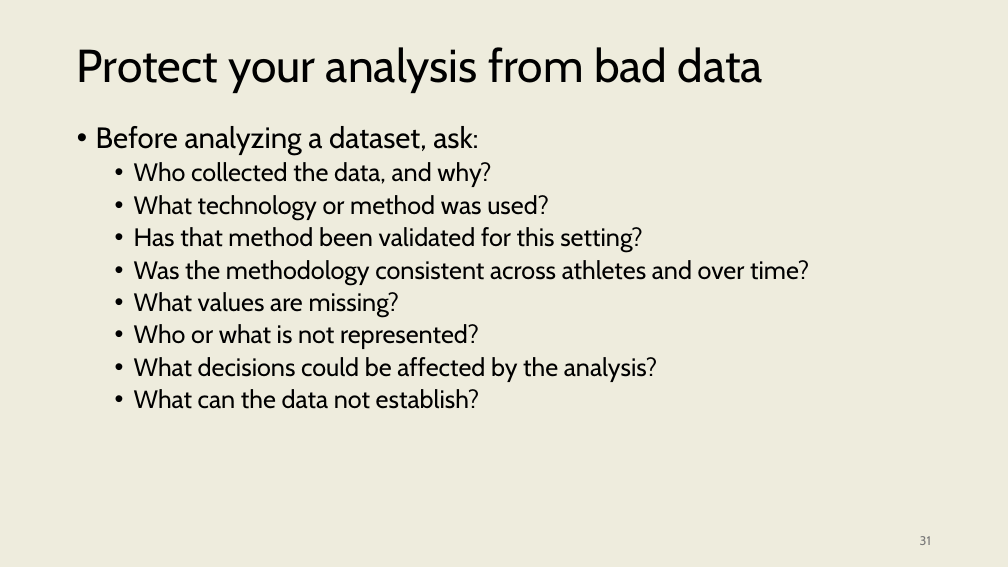
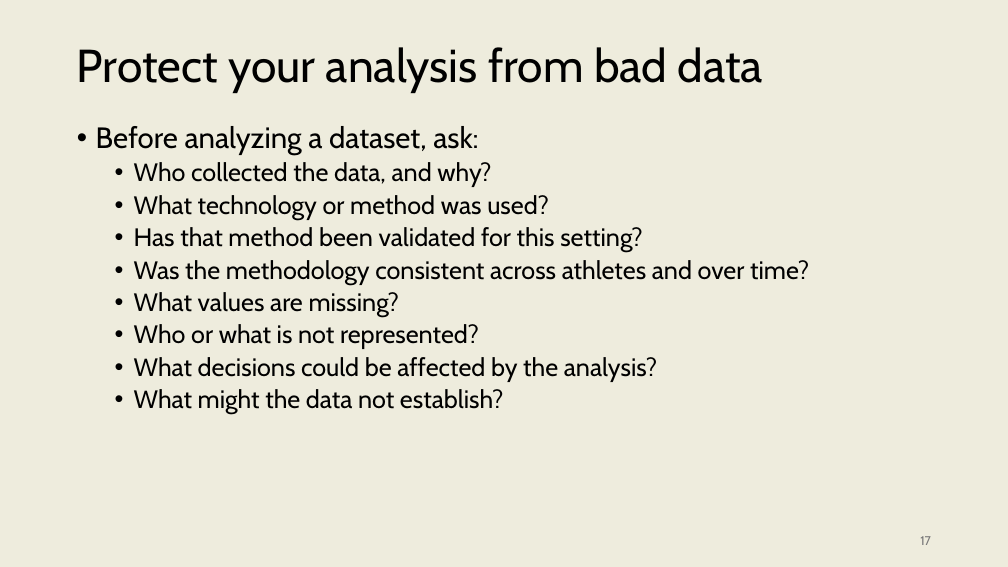
Before and after one commit to onishisaryu/HES-3000-Sports-Data-Analytics, a slide deck: slide 17 of pptx/Lecture5.pptx (slide 31 before the commit). Drawn at 1008x567 pixels with LibreOffice and Linux fonts; fonts in the diff are those of the drawing. Boxes give left, top, right and bottom in pixels: in the first picture for what was removed or moved away, otherwise in the second. Text is boxed around its words. In the diff, an @@ line names an element or a change of style, - is before the commit and + after.

```diff
--- a/pptx/Lecture5.pptx
+++ b/pptx/Lecture5.pptx
@@ text at <box>134,389,504,415</box>: text changed @@
-  • What can the data not establish?
+  • What might the data not establish?
@@ page number at <box>920,536,931,545</box>: text changed @@
-31
+17
```
Also in this commit, not shown: 13 other slides changed, 1 slide added, 1 slide removed, 2 other files.
